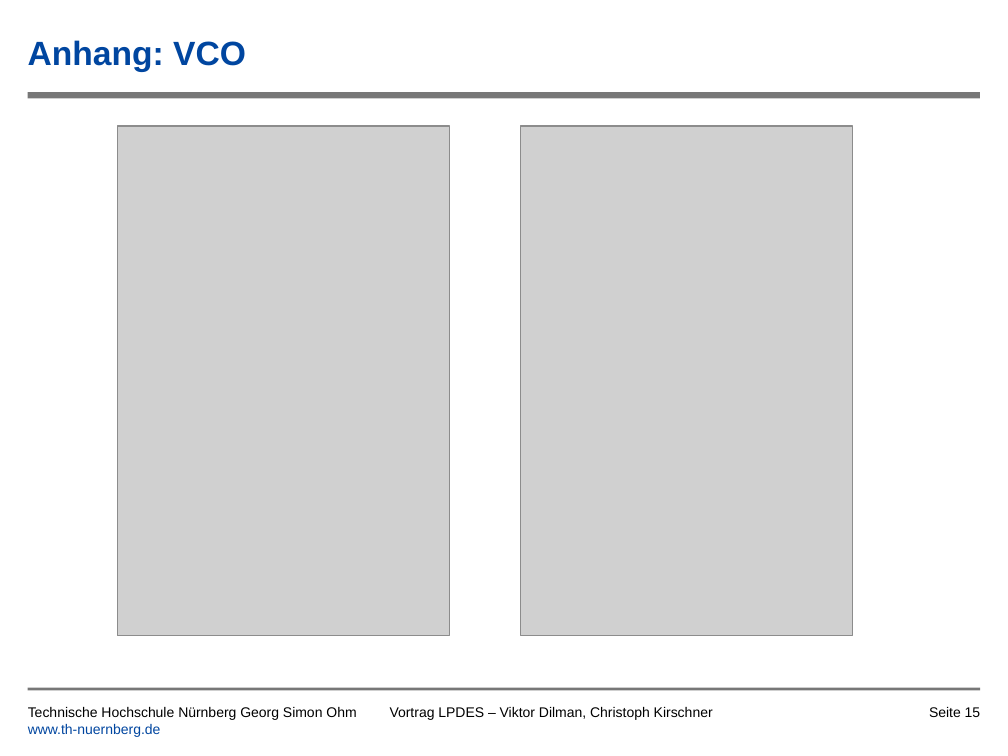
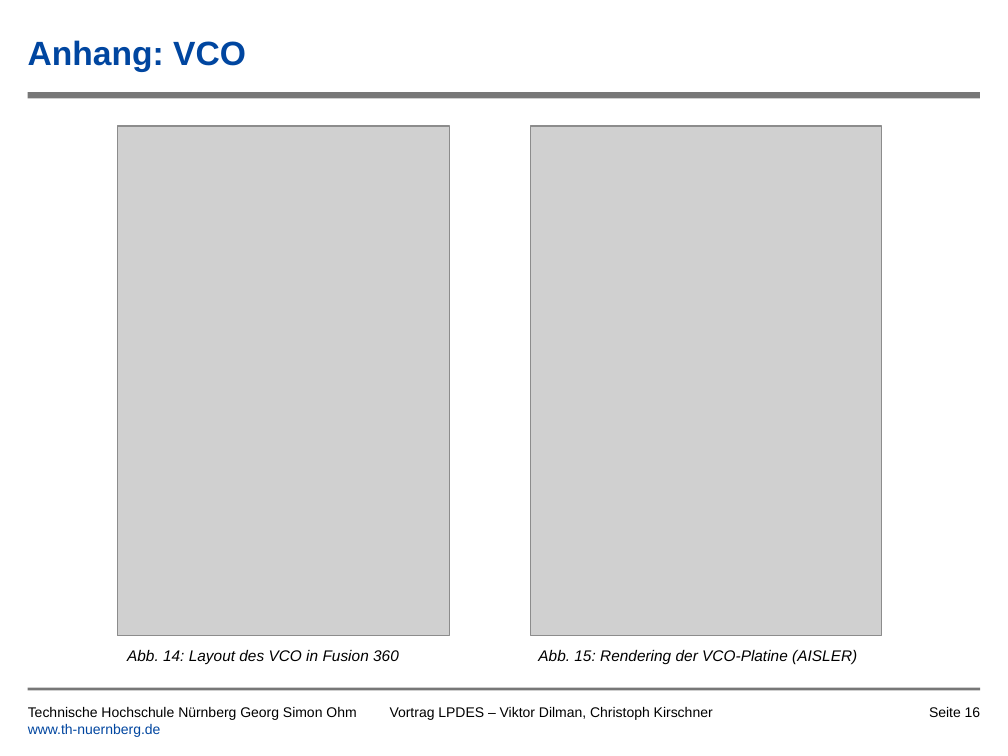
Before and after one commit to tsedlmeier/Synthesizer, a slide deck: slide 16 of Vortrag/Leiterplatte_als_Musikinstrument_Kirschner_Dilman.pptx (slide 15 before the commit). Drawn at 1008x756 pixels with LibreOffice and Linux fonts; fonts in the diff are those of the drawing; grey boxes stand for pictures; background and template pictures are left out. Boxes give left, top, right and bottom in pixels: in the first picture for what was removed or moved away, otherwise in the second. Text is boxed around its words. In the diff, an @@ line names an element or a change of style, - is before the commit and + after.

Commit message:
Anpassung Präsentation
Hinzufügen Abbildungsbeschreibung im Anhang

```diff
--- a/Vortrag/Leiterplatte_als_Musikinstrument_Kirschner_Dilman.pptx
+++ b/Vortrag/Leiterplatte_als_Musikinstrument_Kirschner_Dilman.pptx
@@ picture: place and size @@
-picture at (520, 126, 852, 636)
+picture at (530, 126, 881, 636)
@@ text added at (127, 650, 399, 664), 11 pt, text #000000, italic @@
+Abb. 14: Layout des VCO in Fusion 360
@@ text added at (538, 650, 857, 664), 11 pt, text #000000, italic @@
+Abb. 15: Rendering der VCO-Platine (AISLER)
@@ page number at (929, 707, 981, 717): text changed @@
-Seite 15
+Seite 16
```
Also in this commit, not shown: 3 other slides changed, 1 slide removed.
